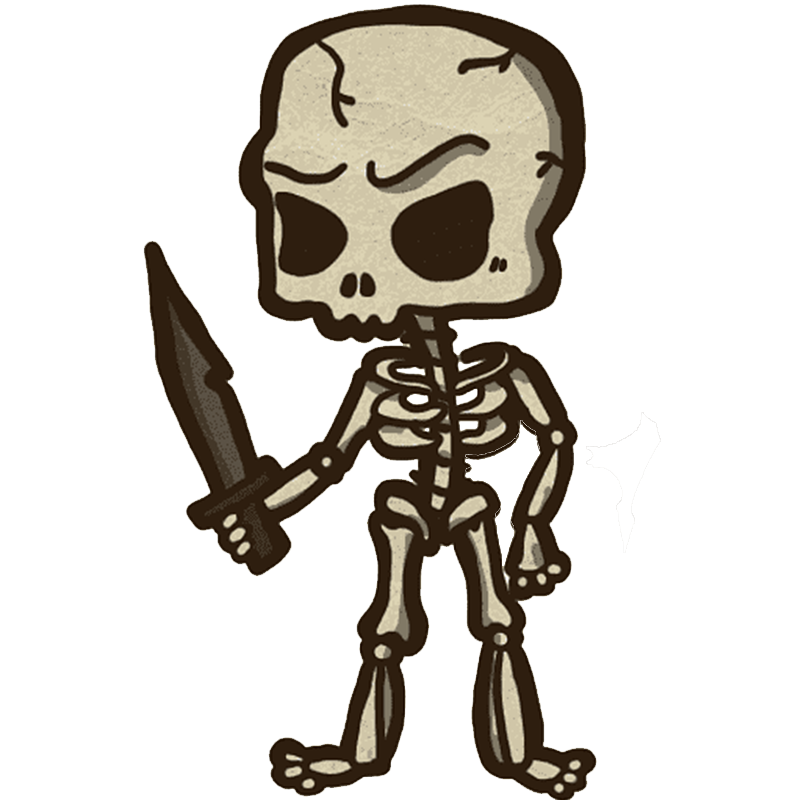
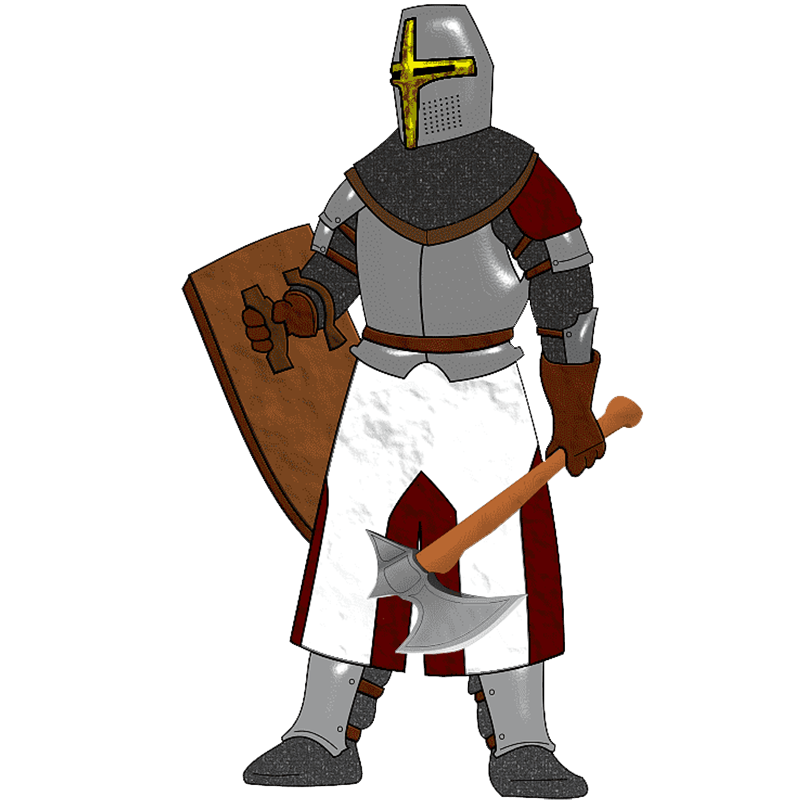
Layer changes from the first 800px x 800px image to the second:
hid "png-transparent-human-skeleton-bone-character-figurine-skeleton-fictional-chara…" over [143, 4, 661, 800]
showed "png-clipart-knight-free-content-knight-s-fictional-character-animation", painted on it over [181, 4, 652, 800]
